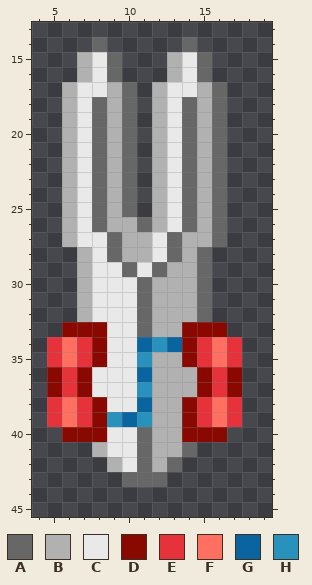
Edited in one commit: pixel-art sprite (hold/tealsummernights/tsn.bs.b.5a.png). Above, as it was before the edit.
The file is 24x64 pixels. Shown: x 4..19, y 13..45.
Palette (. is transparent): A #676767  B #b1b1b1  C #e9e9e9  D #890900  E #e5323b  F #ff7060  G #0964a0  H #2992bc
Pixels before, first column x 5:
14 ...A.....A...
15 ..BCA...BCA..
16 ..BCA...BCA..
17 .BCCBA.BCCBA.
18 .BCABA.BCABA.
19 .BCABA.BCABA.
20 .BCABA.BCABA.
21 .BCABA.BCABA.
22 .BCABA.BCABA.
23 .BCABA.BCABA.
24 .BCABA.BCABA.
25 .BCABA.BCABA.
26 .BCABBABCABA.
27 .BCCABBCABBA.
28 ..BCABBCABA..
29 ..BCCACABBA..
30 ..BCCCABBBA..
31 ..BCCCABBBA..
32 ..BCCCABBBA..
33 .DDDCCABBDDD.
34 EFEDCCGHGDEFE
35 EFEDCCHBBDEFE
36 DEDCCCGBBBDED
37 DEDCCCHBBBDED
38 EFEDCCGBBDEFE
39 EFEDHGHBBDEFE
40 .DDDCCABBDDD.
41 ...BCCABBA...
42 ....BCABA....
43 .....AAA.....
After the commit:
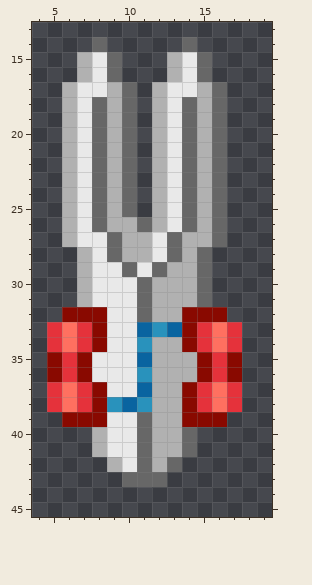
The exact change:
Changed rows in their new state; - is an unchanged pixel.
first column x 5:
32 -DDD-----DDD-
33 EFE---GHG-EFE
34 ------HBB----
35 DEDC--G--BDED
36 ------H------
37 EFED--G--DEFE
38 ----HGH------
39 .DD-CCA---DD.
40 -..B-----A..-
Where, in picture pixels (left, top, right, bottom), the same in both pictures:
changed: (47, 307, 242, 442)
